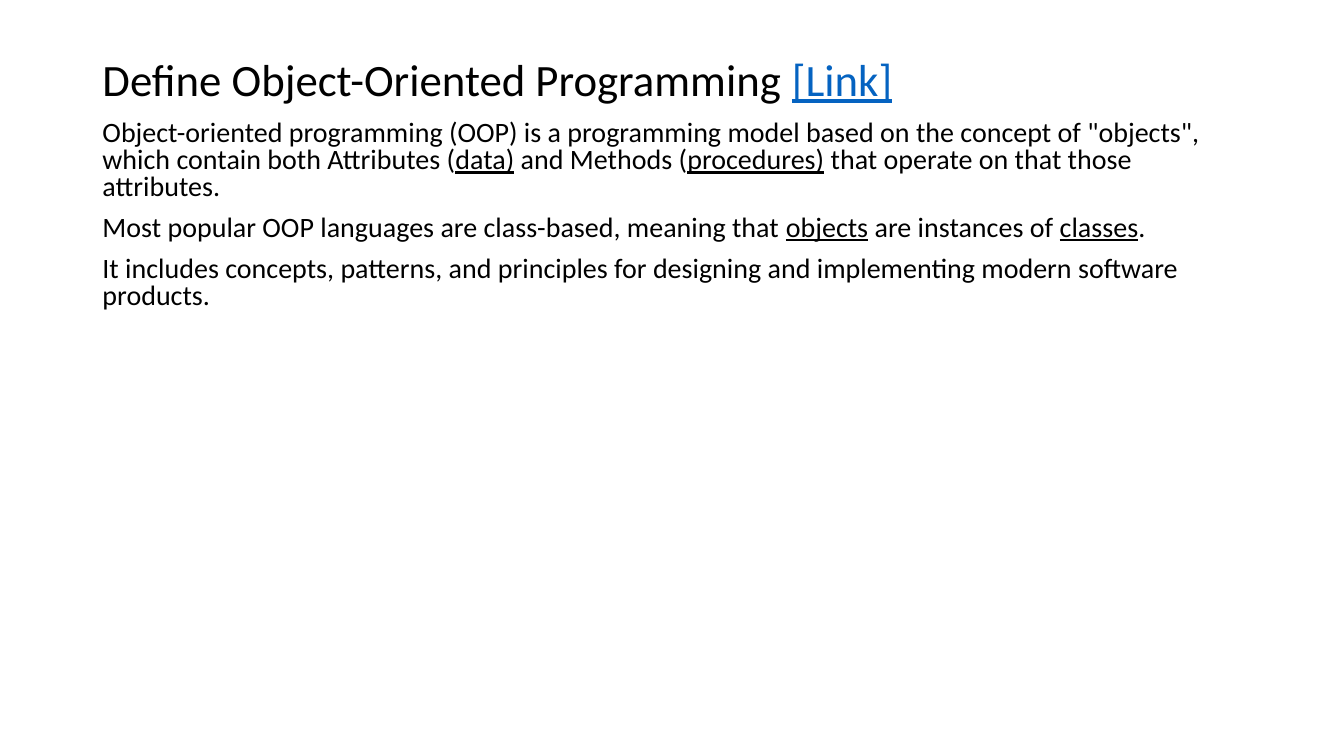
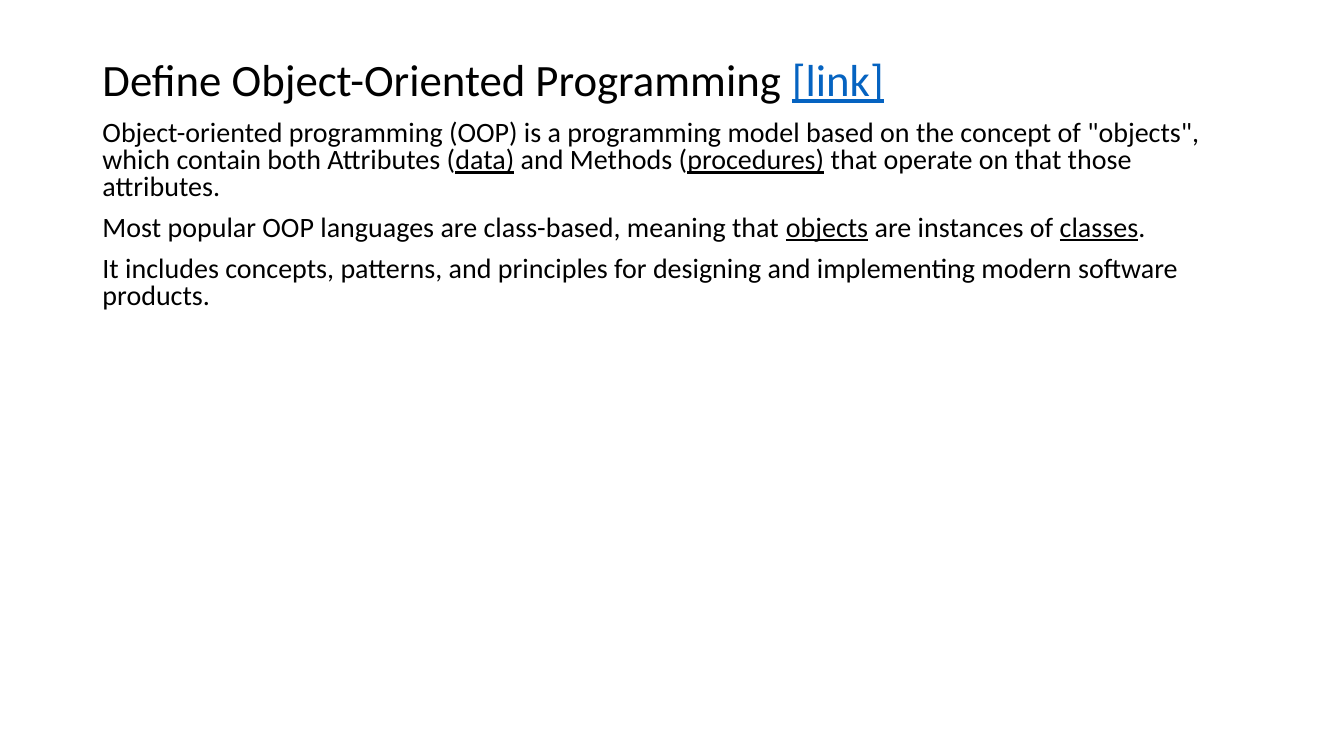
Before and after one commit to EricJPogue/www-epogue-info, a slide deck: slide 3 of CPSC-24500/Week01/2016SpringW01Slides.pptx (slide 2 before the commit). Drawn at 1344x756 pixels with LibreOffice and Linux fonts; fonts in the diff are those of the drawing. Boxes give left, top, right and bottom in pixels: in the first picture for what was removed or moved away, otherwise in the second. Text is boxed around its words. In the diff, an @@ line names an element or a change of style, - is before the commit and + after.

```diff
--- a/CPSC-24500/Week01/2016SpringW01Slides.pptx
+++ b/CPSC-24500/Week01/2016SpringW01Slides.pptx
@@ title at [102,63,884,104]: text changed @@
-Define Object-Oriented Programming [Link]
+Define Object-Oriented Programming [link]
```
Also in this commit, not shown: 16 other slides changed, 16 slides added, 2 slides removed, 5 other files.
